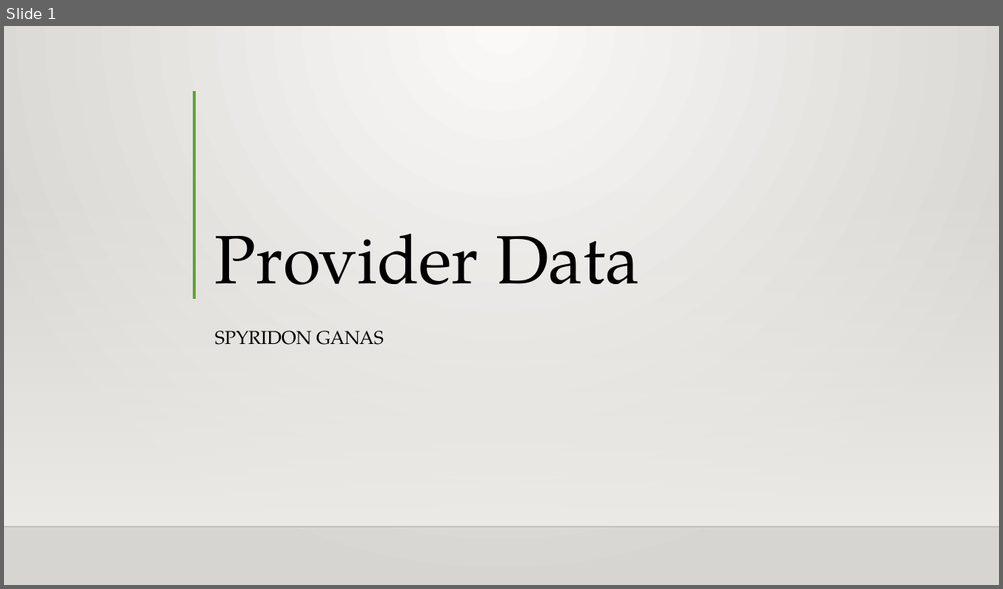
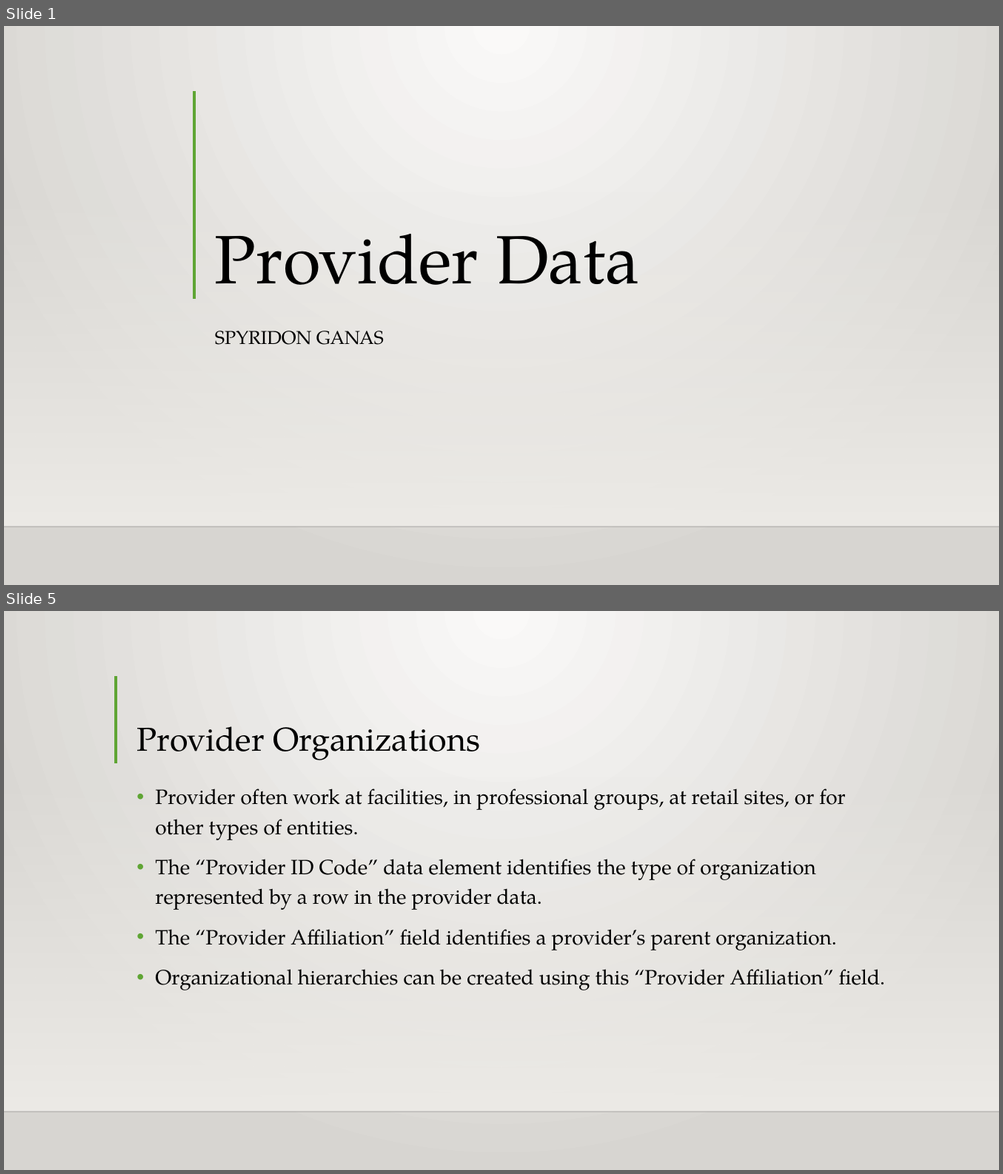
Before and after one commit to Intro-to-APCD/Intro-to-APCD.github.io, a slide deck: PowerPoints/Phase 2 - Overview/006 An Overview of Provider Data.pptx. Shown one above the other, each under a label of ours: slide 1 before the commit, slides 1 and 5 after it; the slides between them are not shown. The pictures are 1003x589 and 1003x1174 pixels, drawn with LibreOffice and Linux fonts; fonts in the diff are those of the drawing; background and template pictures are left out. Boxes give left, top, right and bottom in pixels: in the first picture for what was removed or moved away, otherwise in the second. Text is boxed around its words. In the diff, an @@ line names an element or a change of style, - is before the commit and + after.

Commit message:
completed the provider powerpoint

```diff
--- a/PowerPoints/Phase 2 - Overview/006 An Overview of Provider Data.pptx
+++ b/PowerPoints/Phase 2 - Overview/006 An Overview of Provider Data.pptx
@@ slide 5 added at [4, 611, 999, 1170], background gradient #FAFAF9 to #D7D5D2; not listed: 2 template elements that a slide beside it also shows @@
@@ line added from (116, 676) to (116, 763), #5FA534 3 pt @@
@@ title added at [136, 726, 480, 760], 32 pt, text #000000 @@
+Provider Organizations
@@ text added at [155, 789, 885, 991], 20 pt, text #000000 @@
+• Provider often work at facilities, in professional groups, at retail sites, or for other types of entities.
+• The “Provider ID Code” data element identifies the type of organization represented by a row in the provider data.
+• The “Provider Affiliation” field identifies a provider’s parent organization.
+• Organizational hierarchies can be created using this “Provider Affiliation” field.
```
Also in this commit, not shown: 5 other slides added, 6 slides removed.
